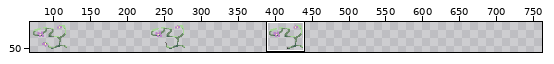
A sprite sheet gets an edit: app/assets/Image/scene2/vine spritesheet.png. Above: a wide view before the commit, with the close-up outlined.
Close-up. The starting point:
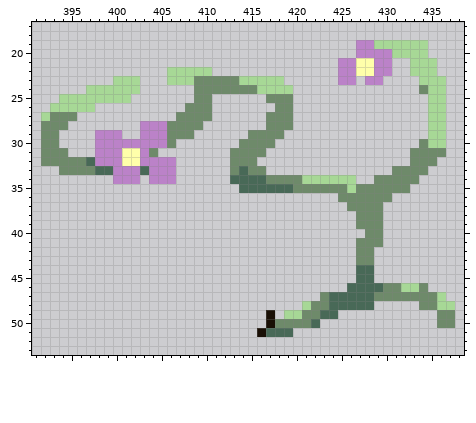
The file is 480x90 pixels. Shown: x 391..438, y 17..53. The old version is drawn lined up with the new one, on the new canvas. The wide view leaves out empty margins. The commit also changed other parts of the picture, which this record leaves out.
And afterwards:
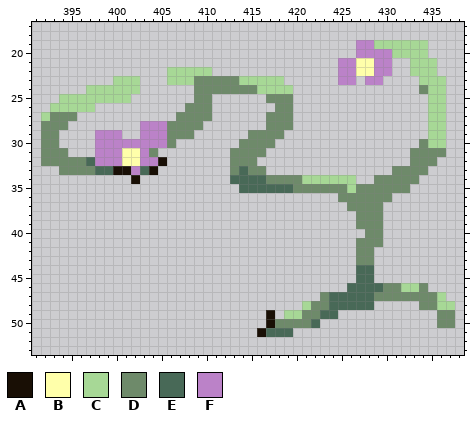
Palette (. is transparent): A #190f05  B #ffffaa  C #a7d896  D #6e8a6a  E #486957  F #bb82c8
The exact change:
{"change": "canvas 480x90 -> 800x90"}
{"y":32,"x":405,"old":"FF","new":"A."}
{"y":33,"x":400,"old":"FF","new":"AA"}
{"y":33,"x":404,"old":"FFF","new":"A.."}
{"y":34,"x":400,"old":"FFF","new":"..A"}
{"y":34,"x":404,"old":"FFF","new":"..."}
